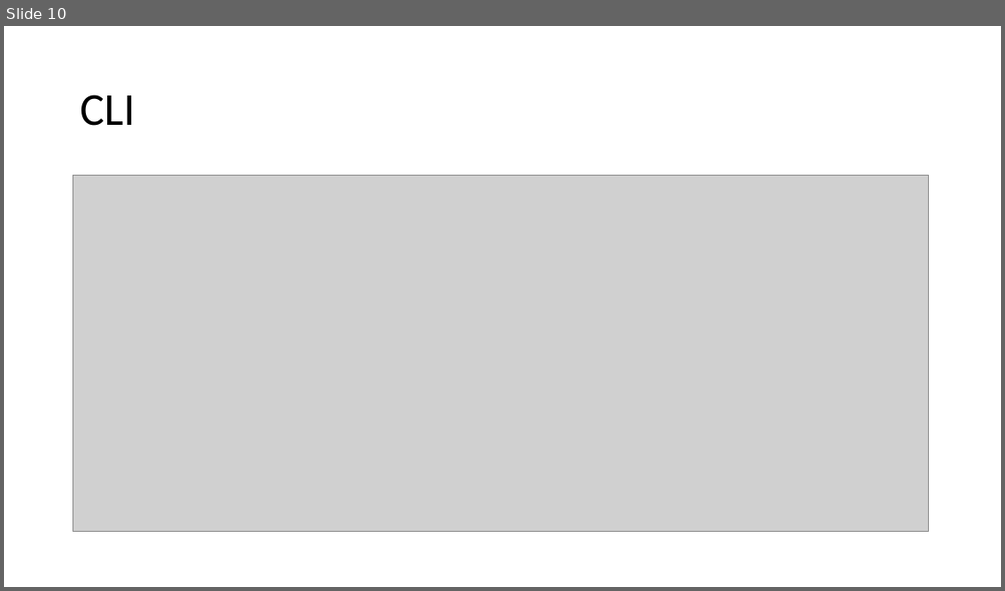
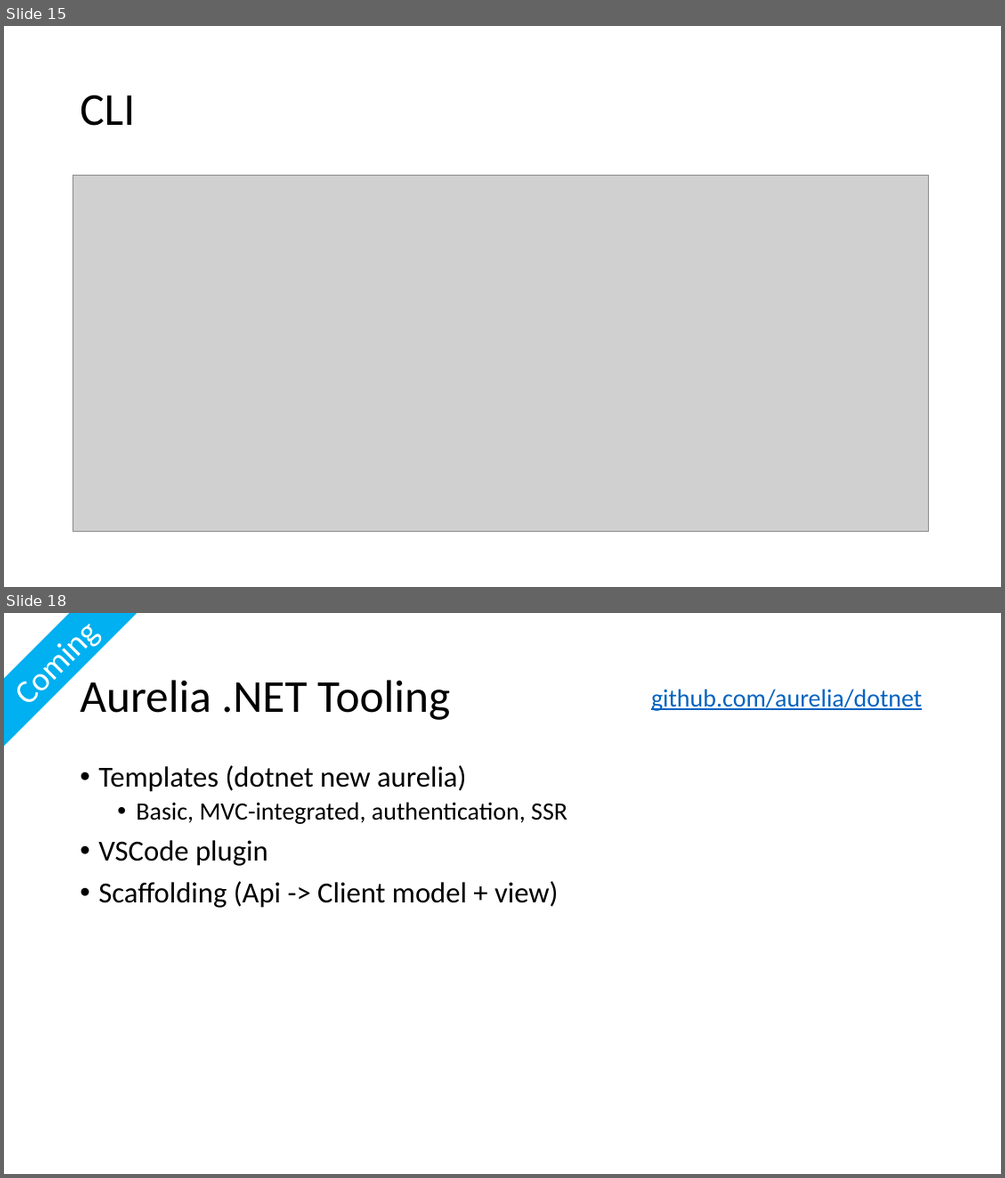
Before and after one commit to vuorinem/ADNUGTalk, a slide deck: Aurelia.pptm. Shown one above the other, each under a label of ours: slide 10 before the commit, slides 15 and 18 after it; the slides between them are not shown. The pictures are 1005x591 and 1005x1178 pixels, drawn with LibreOffice and Linux fonts; fonts in the diff are those of the drawing; grey boxes stand for pictures. Boxes give left, top, right and bottom in pixels: in the first picture for what was removed or moved away, otherwise in the second. Text is boxed around its words. In the diff, an @@ line names an element or a change of style, - is before the commit and + after.

```diff
--- a/Aurelia.pptm
+++ b/Aurelia.pptm
@@ slide 18 added at bbox=[4, 613, 1001, 1174], background #FFFFFF @@
@@ rectangle added at bbox=[4, 613, 161, 766], fill #00B0F0, 32 pt, text #FFFFFF @@
+Coming
@@ title added at bbox=[80, 680, 450, 720], 44 pt, text #000000 @@
+Aurelia .NET Tooling
@@ text added at bbox=[651, 689, 922, 711], 24 pt, text #0563C1, underline @@
+github.com/aurelia/dotnet
@@ text added at bbox=[98, 765, 567, 908], 28 pt, text #000000 @@
+• Templates (dotnet new aurelia)
+  • Basic, MVC-integrated, authentication, SSR
+• VSCode plugin
+• Scaffolding (Api -> Client model + view)
@@ what was slide 10 is now slide 15 @@
```
Also in this commit, not shown: 3 slides changed, 12 other slides added, 1 slide removed.
